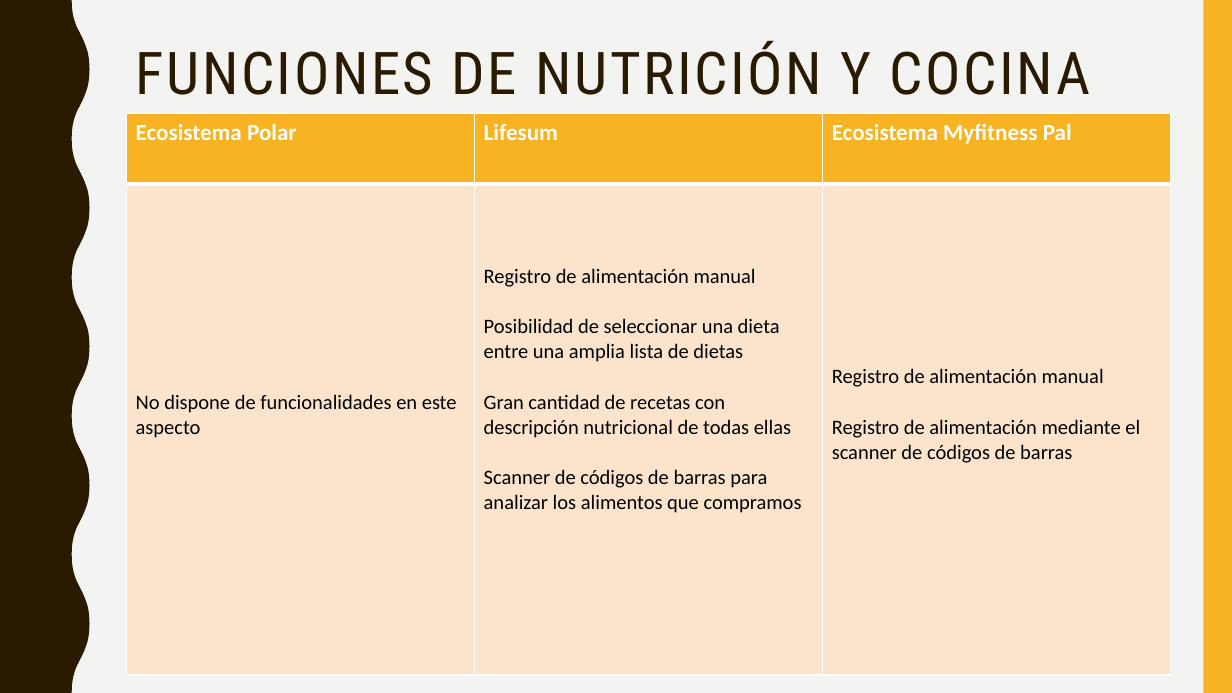
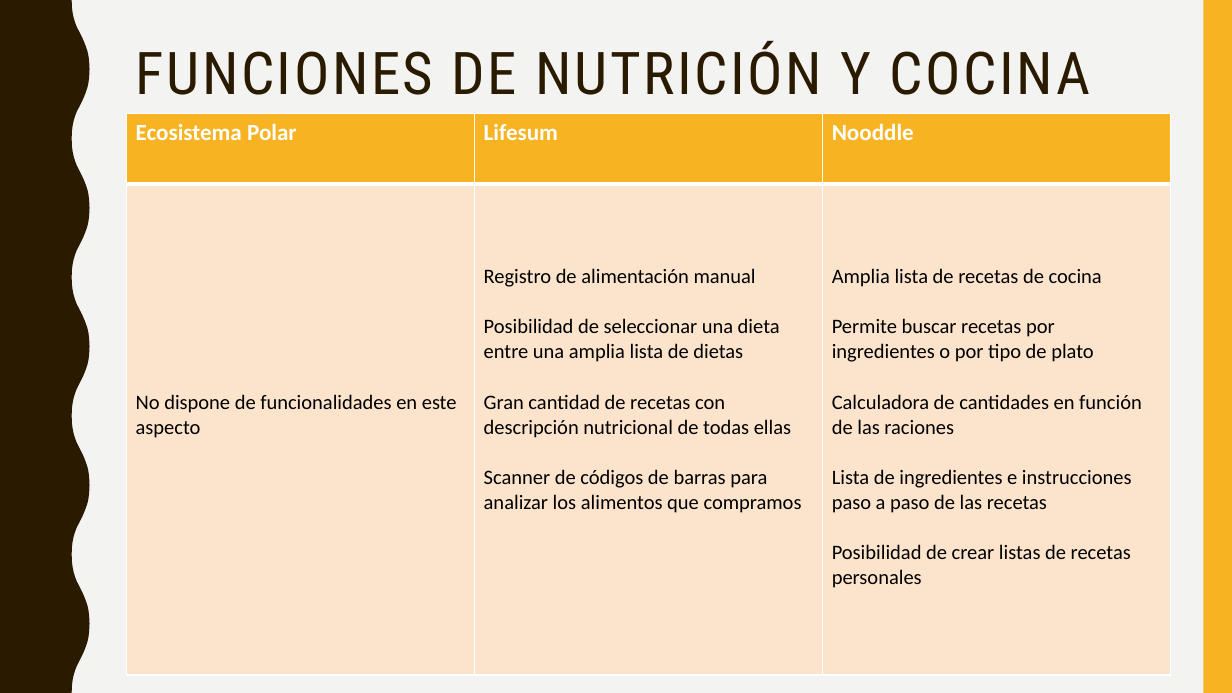
Before and after one commit to drzkn/TFM, a slide deck: slide 5 of Investigación/Benchmark/Benchmark aplicaciones.pptx. Drawn at 1232x693 pixels with LibreOffice and Linux fonts; fonts in the diff are those of the drawing. Boxes give left, top, right and bottom in pixels: in the first picture for what was removed or moved away, otherwise in the second. Text is boxed around its words. In the diff, an @@ line names an element or a change of style, - is before the commit and + after.

```diff
--- a/Investigación/Benchmark/Benchmark aplicaciones.pptx
+++ b/Investigación/Benchmark/Benchmark aplicaciones.pptx
@@ table at (x1=127, y1=114, x2=1172, y2=675) @@
-row 1, column 3: Ecosistema Myfitness Pal
+row 1, column 3: Nooddle
-row 2, column 3: Registro de alimentación manual / Registro de alimentación mediante el scanner de códigos de barras
+row 2, column 3: Amplia lista de recetas de cocina / Permite buscar recetas por ingredientes o por tipo de plato / Calculadora de cantidades en función de las raciones / Lista de ingredientes e instrucciones paso a paso de las recetas / Posibilidad de crear listas de recetas personales
```
Also in this commit, not shown: 6 other slides changed, 21 other files.
